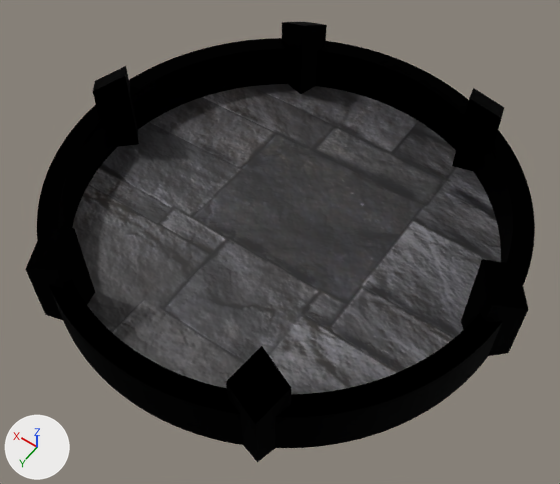
Before and after pictures for a commit that changed the Blender file game/resources/outpost/outpostWalls.blend.
Camera for both pictures: a 50 mm lens placed at (-9.74, 13.94, 21.04), pointed at (-0.55, 1.08, 0.83). Lighting does not change. The marker at lower left points along +X, +Y and +Z.
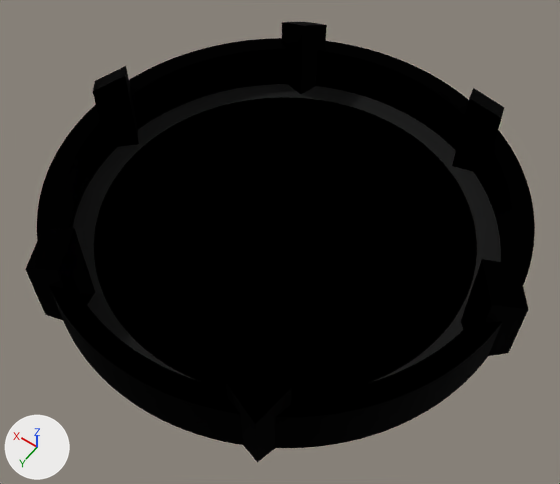
Where the change shows, as pixel boxes (x1, y1, x2, y2) in the pictures (560 x 484 px):
'Cylinder', surface changed (grey to black)
    both: (70, 85, 504, 397)
part 1 of me_cylinder, added (black)
    after: (72, 84, 501, 394)

What changed in the scene script:
```text
Change mat_floor:
    remove mat_floor.texture = img_stone_tile_jpg
    add mat_floor.base_color = (0.0467, 0.0467, 0.0467)  # black #3d3d3d
    mat_floor.metallic: 0.0 -> 1.0
    mat_floor.roughness: 0.5 -> 1.0
Add mat_floor2:
    mat_floor2 = principled_material('Floor2')
    mat_floor2.base_color = (0.0, 0.0, 0.0)  # black #000000
    mat_floor2.metallic = 1.0
    mat_floor2.roughness = 1.0
Change me_cylinder:
    used by ob_cylinder; location = (0.0, 0.0, 1.0)
    remove me_cylinder.from_pydata(...)  # 560 vertices, 422 faces; spans x -8.4..8.4, y -8.0..8.0, z -1.0..2.5
    add me_cylinder.from_pydata(...)  # 688 vertices, 550 faces; spans x -8.4..8.4, y -8.0..8.0, z -1.0..2.5
    me_cylinder part 1: 128 vertices added at x -6.5..6.5, y -6.5..6.5, z -0.8
    add me_cylinder.materials.append(mat_floor2)  # black #000000
```
